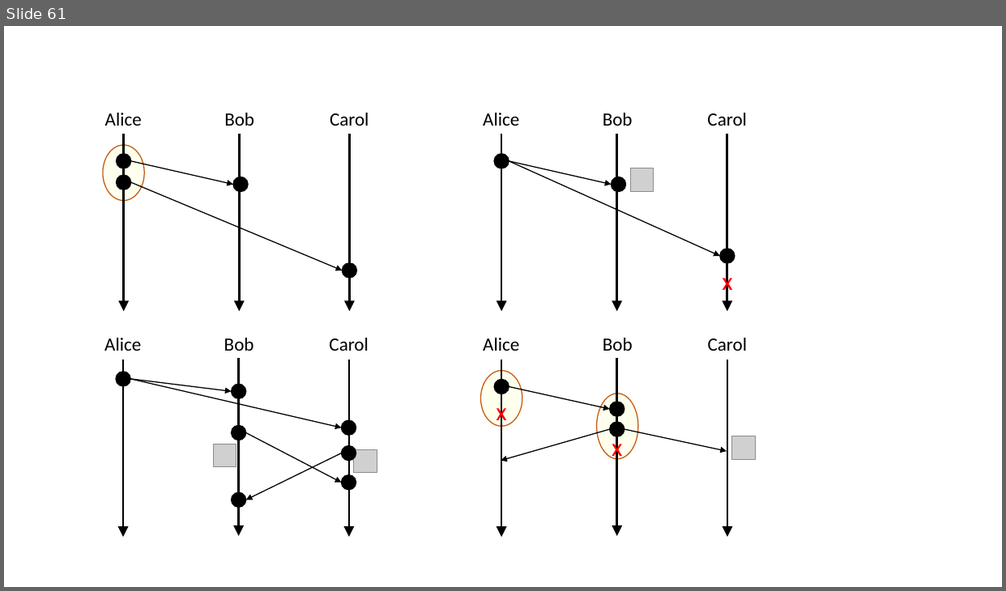
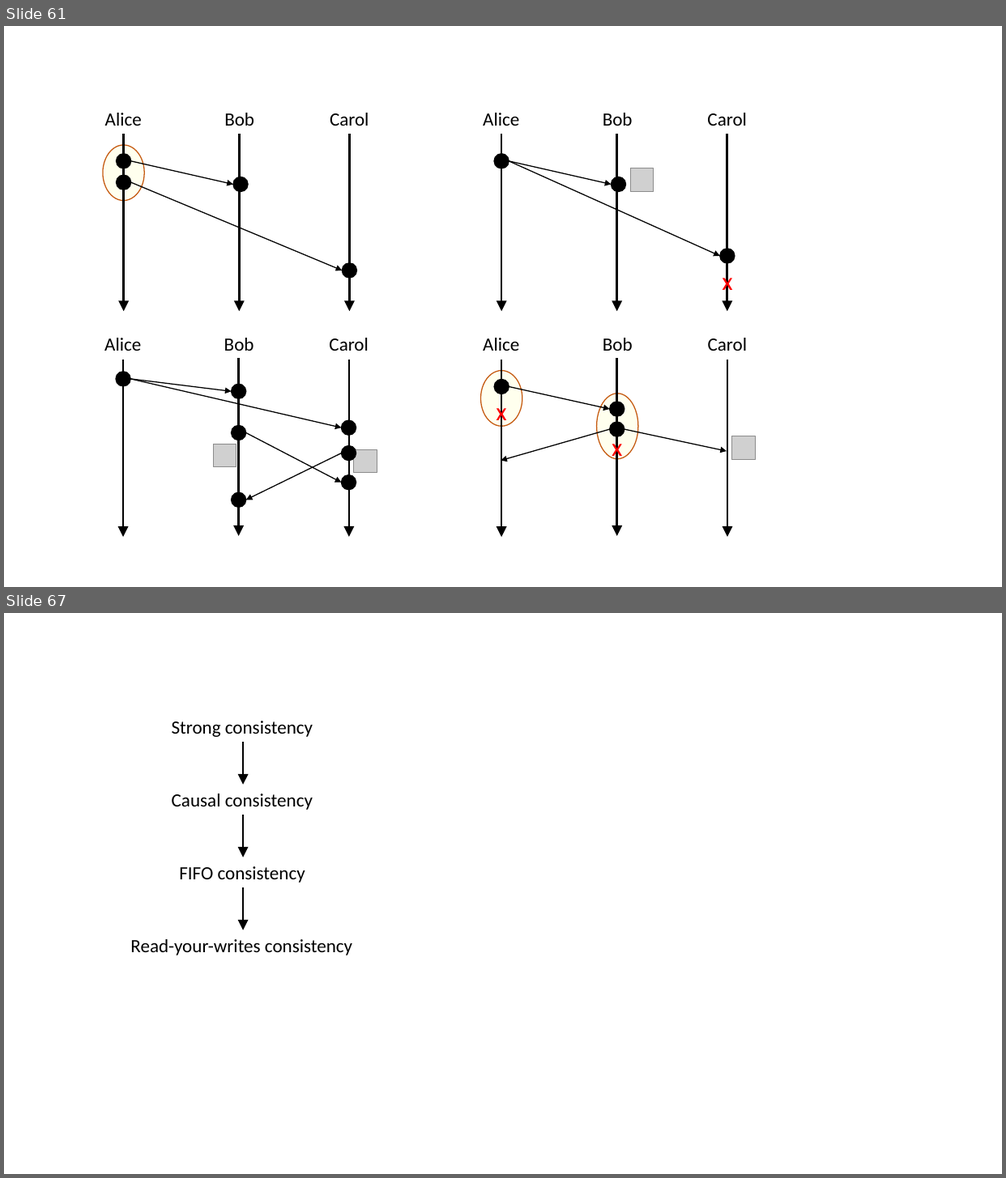
Before and after one commit to ChrisWhealy/DistributedSystemNotes, a slide deck: img/Diagrams.pptx. Shown one above the other, each under a label of ours: slide 61 before the commit, slides 61 and 67 after it; the slides between them are not shown. The pictures are 1006x591 and 1006x1178 pixels, drawn with LibreOffice and Linux fonts; fonts in the diff are those of the drawing; grey boxes stand for pictures. Boxes give left, top, right and bottom in pixels: in the first picture for what was removed or moved away, otherwise in the second. Text is boxed around its words. In the diff, an @@ line names an element or a change of style, - is before the commit and + after.

```diff
--- a/img/Diagrams.pptx
+++ b/img/Diagrams.pptx
@@ slide 67 added at <box>4,613,1002,1174</box>, background #FFFFFF @@
@@ text added at <box>172,721,313,737</box>, 18 pt, text #000000 @@
+Strong consistency
@@ arrow added from (243, 742) to (243, 785), #000000 2 pt @@
@@ text added at <box>172,794,313,810</box>, 18 pt, text #000000 @@
+Causal consistency
@@ arrow added from (243, 815) to (243, 858), #000000 2 pt @@
@@ text added at <box>179,867,305,883</box>, 18 pt, text #000000 @@
+FIFO consistency
@@ arrow added from (243, 888) to (243, 931), #000000 2 pt @@
@@ text added at <box>130,939,352,956</box>, 18 pt, text #000000 @@
+Read-your-writes consistency
```
Also in this commit, not shown: 7 other slides added, 13 other files.
